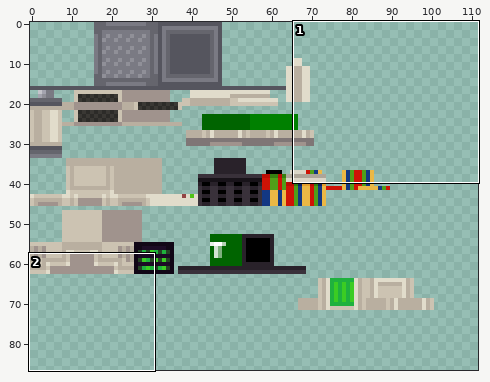
Sprite sheet: src/main/resources/assets/modysseyteleporters/textures/models/Station - Copy.png. The first picture is a wide view before the edit; the outline marks the close-up.
Close-up. Earlier state:
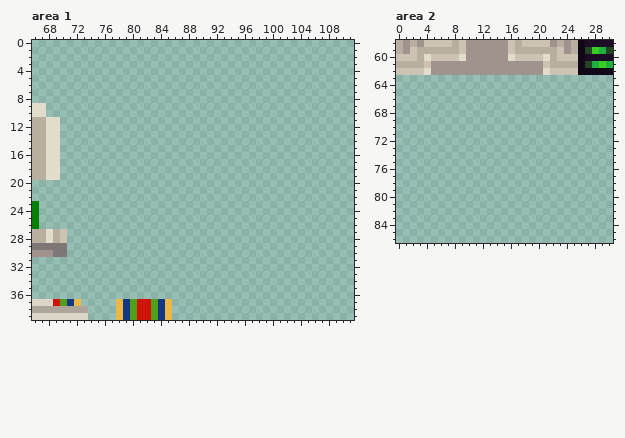
The file is 128x128 pixels. Colours within 5 levels of each other are drawn and written as one. Shown: area 1: x 66..111, y 0..39; area 2: x 0..30, y 58..86. The wide view leaves out empty margins.
After:
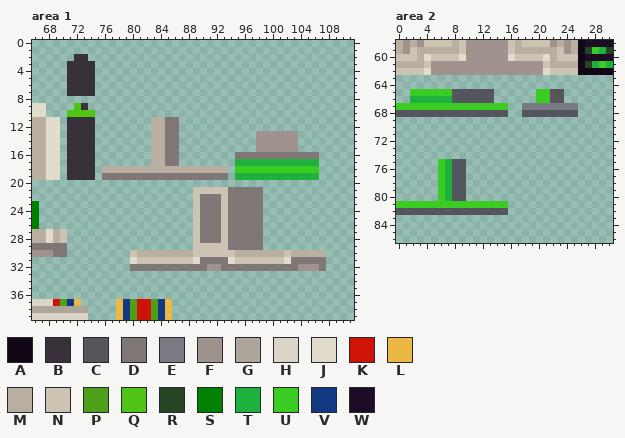
Palette (. is transparent): A #110716  B #39313a  C #55555e  D #7f7676  E #7a7a83  F #a0938d  G #ada599  H #dad5c7  J #e1dccb  K #cf1306  L #ebb845  M #b9afa0  N #ccc3b2  P #509f19  Q #4fc316  R #254424  S #008000  T #1fb13e  U #3bcc23  V #133883  W #1c0c25
Changes in this commit:
{"where": "area 1"}
{"y":2,"x":72,"old":"..","new":"BB"}
{"y":3,"x":71,"old":"....","new":"BBBB"}
{"y":4,"x":71,"old":"....","new":"BBBB"}
{"y":5,"x":71,"old":"....","new":"BBBB"}
{"y":6,"x":71,"old":"....","new":"BBBB"}
{"y":7,"x":71,"old":"....","new":"BBBB"}
{"y":9,"x":72,"old":"..","new":"QB"}
{"y":10,"x":71,"old":"....","new":"QQQQ"}
{"y":11,"x":71,"old":"....","new":"BBBB"}
{"y":11,"x":83,"old":"....","new":"MMDD"}
{"y":12,"x":71,"old":"....","new":"BBBB"}
{"y":12,"x":83,"old":"....","new":"MMDD"}
{"y":13,"x":71,"old":"....","new":"BBBB"}
{"y":13,"x":83,"old":"....","new":"MMDD"}
{"y":13,"x":98,"old":"......","new":"FFFFFF"}
{"y":14,"x":71,"old":"....","new":"BBBB"}
{"y":14,"x":83,"old":"....","new":"MMDD"}
{"y":14,"x":98,"old":"......","new":"FFFFFF"}
{"y":15,"x":71,"old":"....","new":"BBBB"}
{"y":15,"x":83,"old":"....","new":"MMDD"}
{"y":15,"x":98,"old":"......","new":"FFFFFF"}
{"y":16,"x":71,"old":"....","new":"BBBB"}
{"y":16,"x":83,"old":"....","new":"MMDD"}
{"y":16,"x":95,"old":"............","new":"DDDDDDDDDDDD"}
{"y":17,"x":71,"old":"....","new":"BBBB"}
{"y":17,"x":83,"old":"....","new":"MMDD"}
{"y":17,"x":95,"old":"............","new":"TTTTTTTTTTTT"}
{"y":18,"x":71,"old":"....","new":"BBBB"}
{"y":18,"x":76,"old":"..................","new":"MMMMMMMMMMMMMMMMMM"}
{"y":18,"x":95,"old":"............","new":"UUUUUUUUUUUU"}
{"y":19,"x":71,"old":"....","new":"BBBB"}
{"y":19,"x":76,"old":"..................","new":"DDDDDDDDDDDDDDDDDD"}
{"y":19,"x":95,"old":"............","new":"TTTTTTTTTTTT"}
{"y":21,"x":89,"old":"..........","new":"NNNNNDDDDD"}
{"y":22,"x":89,"old":"..........","new":"NDDDNDDDDD"}
{"y":23,"x":89,"old":"..........","new":"NDDDNDDDDD"}
{"y":24,"x":89,"old":"..........","new":"NDDDNDDDDD"}
{"y":25,"x":89,"old":"..........","new":"NDDDNDDDDD"}
{"y":26,"x":89,"old":"..........","new":"NDDDNDDDDD"}
{"y":27,"x":89,"old":"..........","new":"NDDDNDDDDD"}
{"y":28,"x":89,"old":"..........","new":"NDDDNDDDDD"}
{"y":29,"x":89,"old":"..........","new":"NNNNNDDDDD"}
{"y":30,"x":80,"old":"............................","new":"NMMMMMMMMNNNNNNMMMMMMMNMMMMM"}
{"y":31,"x":80,"old":"............................","new":"JNNNNNNNNJDDDDJNNNNNNNJDDDDD"}
{"y":32,"x":80,"old":"............................","new":"DDDDDDDDDDDFFDDDDDDDDDDDFFFD"}
{"where": "area 2"}
{"y":65,"x":2,"old":"............","new":"UUUUUUCCCCCC"}
{"y":65,"x":20,"old":"....","new":"UUCC"}
{"y":66,"x":2,"old":"............","new":"TTTTTTCCCCCC"}
{"y":66,"x":20,"old":"....","new":"UUCC"}
{"y":67,"x":0,"old":"................","new":"UUUUUUUUUUUUUUUU"}
{"y":67,"x":18,"old":"........","new":"EEEEEEEE"}
{"y":68,"x":0,"old":"................","new":"CCCCCCCCCCCCCCCC"}
{"y":68,"x":18,"old":"........","new":"CCCCCCCC"}
{"y":75,"x":6,"old":"....","new":"UTCC"}
{"y":76,"x":6,"old":"....","new":"UTCC"}
{"y":77,"x":6,"old":"....","new":"UTCC"}
{"y":78,"x":6,"old":"....","new":"UTCC"}
{"y":79,"x":6,"old":"....","new":"UTCC"}
{"y":80,"x":6,"old":"....","new":"UTCC"}
{"y":81,"x":0,"old":"................","new":"UUUUUUUUUUUUUUUU"}
{"y":82,"x":0,"old":"................","new":"CCCCCCCCCCCCCCCC"}
{"label":"added","picture_box":[67,54,326,271]}
{"label":"added","picture_box":[396,89,578,117]}
{"label":"added","picture_box":[396,159,508,215]}
